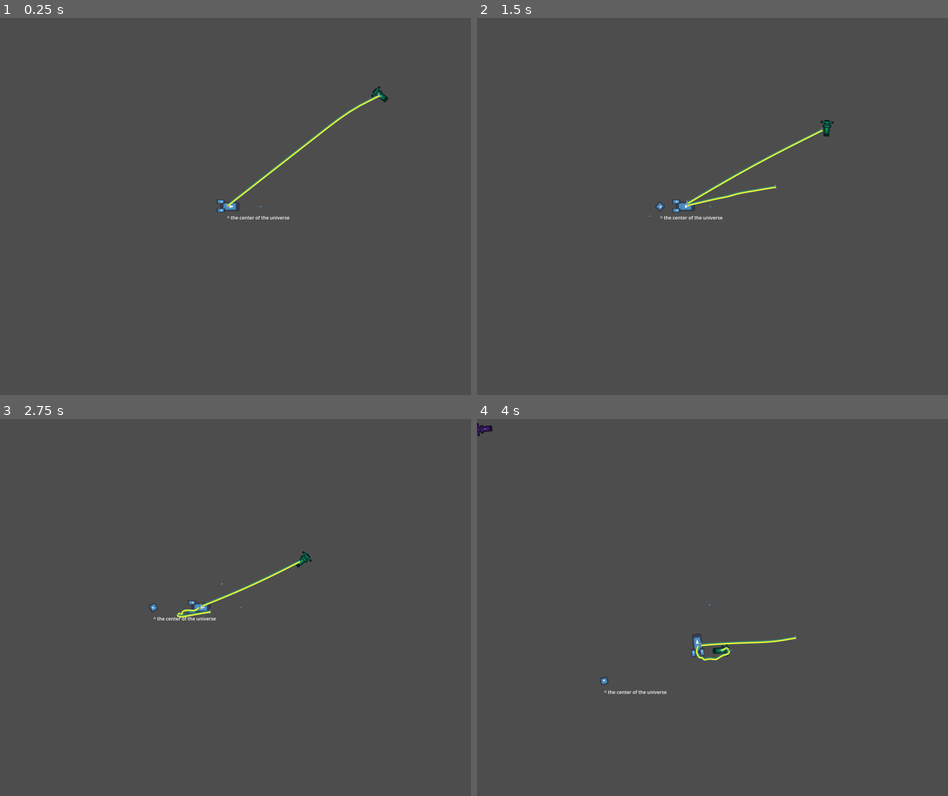
Above: before the commit, frames 1-4 (two rows, left to right).
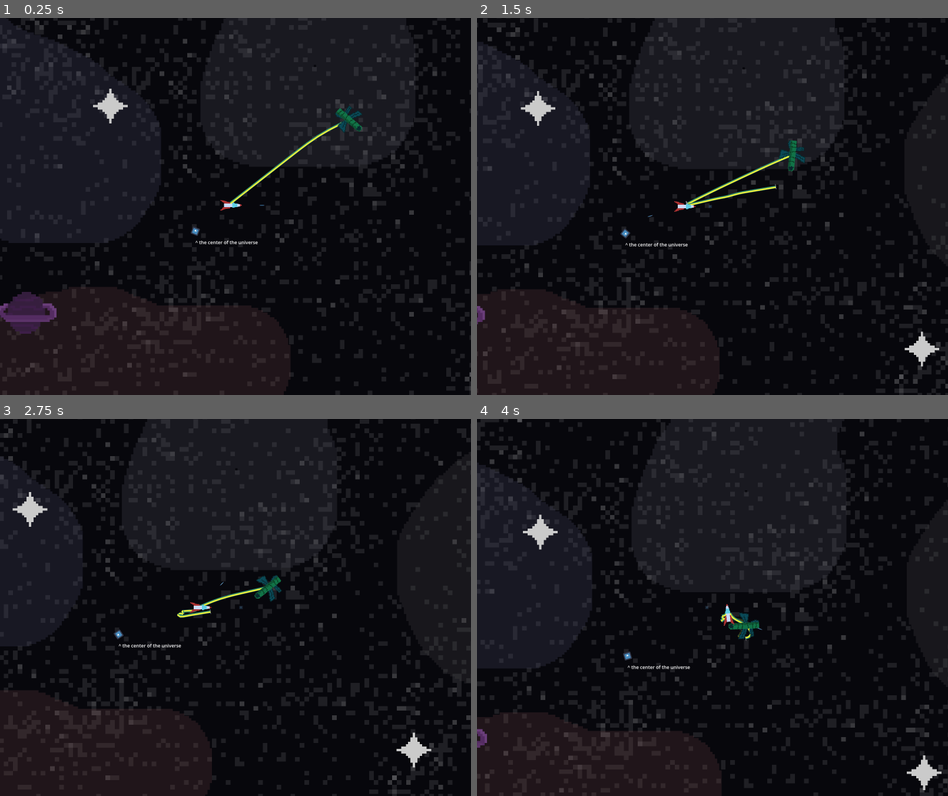
Above: after the commit, the same moments.

Repository: Bromeon/LudumDare54
Game: Godot game, scene res://Scenes/Main/Main.tscn
The game is run twice, just before and just after one commit, with the same random seed, the same clock (stepped at 60 frames per second) and the same inputs. The engine's default icon, where the game draws it, is replaced by a stand-in: a white triangle on a blue panel in a dark square.
Inputs (mouse positions are in pixels of both pictures, inside the frame that each line leads up to):
- Up to frame 1 (0.25 s): no input
- Up to frame 2 (1.5 s): move the mouse to (816, 187) at 0.52 s; hold D (Right) 0.53-1.28 s; tap Space (ShootTether) at 0.6, 1.35 s; move the mouse to (618, 225) at 1.27 s; hold Ctrl (Brake) from 1.28 s (still down)
- Up to frame 3 (2.75 s): move the mouse to (282, 524) at 2.02 s; release Ctrl (Brake) at 2.03 s; hold D (Right) from 2.03 s (still down); tap Space (ShootTether) at 2.1 s
- Up to frame 4 (4 s): move the mouse to (688, 682) at 2.77 s; release D (Right) at 2.78 s; hold W (Up) 2.78-3.53 s; tap Space (ShootTether) at 2.85, 3.6 s; move the mouse to (853, 664) at 3.52 s; hold A (Left) from 3.53 s (still down)

The runs differ from the first frame. In frame 1, 99% of the frame differs, in the area x 0-100%, y 0-100%; in frame 2, 99%; in frame 3, 99%; in frame 4, 99%.

Commit message:
Too many changes

Diff:
--- a/Scenes/Main/Main.gd
+++ b/Scenes/Main/2dRoot.gd
@@ -18,6 +18,7 @@
 	camera_should.global_position = player.position
 	camera_should.modulate = Color(1.0, 1.0, 1.0, 0.3)
 
+	# NOTE: Change Supply2 below with the actual initial ship the player starts attached to
 	$PlayerShip.setup_initial_tether($SupplyPaths/Supply2.get_node("%Ship"))
 
 func _process(delta):
--- a/Scenes/Main/Main.tscn
+++ b/Scenes/Main/Main.tscn
@@ -1,8 +1,10 @@
-[gd_scene load_steps=10 format=3 uid="uid://cu50tbbse7fvj"]
+[gd_scene load_steps=12 format=3 uid="uid://cu50tbbse7fvj"]
 
-[ext_resource type="Script" path="res://Scenes/Main/Main.gd" id="1_uvdap"]
+[ext_resource type="Script" path="res://Scenes/Main/MainGame.gd" id="1_2w541"]
+[ext_resource type="PackedScene" uid="uid://txa8ubm7w8ew" path="res://Scenes/Universe/Background.tscn" id="1_vmh7m"]
 [ext_resource type="Texture2D" uid="uid://bj1vd0ditgkx5" path="res://Assets/Textures/icon.svg" id="2_kqnnd"]
 [ext_resource type="PackedScene" uid="uid://dyn6k0po4fgge" path="res://Scenes/Universe/Universe.tscn" id="2_sb0dw"]
+[ext_resource type="Script" path="res://Scenes/Main/2dRoot.gd" id="2_vx87s"]
 [ext_resource type="PackedScene" uid="uid://bk47qpmiqsfv5" path="res://Scenes/SupplyShip/SupplyShip.tscn" id="4_6dkld"]
 [ext_resource type="Curve2D" uid="uid://ddcukk4djcpb8" path="res://Scenes/Universe/Paths/Path1.tres" id="5_kkofb"]
 [ext_resource type="Curve2D" uid="uid://bjwvxslxdup66" path="res://Scenes/Universe/Paths/Path2.tres" id="6_rjk23"]
@@ -10,43 +12,54 @@
 [ext_resource type="Curve2D" uid="uid://b7xc2mjrkjyrv" path="res://Scenes/Universe/Paths/Path4.tres" id="8_b64bo"]
 [ext_resource type="PackedScene" uid="uid://d1fv40ekxbg68" path="res://Scenes/PlayerShip/PlayerShip.tscn" id="8_tj2rl"]
 
-[node name="Main" type="Node2D"]
-script = ExtResource("1_uvdap")
+[node name="Main" type="Node"]
+script = ExtResource("1_2w541")
 
-[node name="Universe" parent="." instance=ExtResource("2_sb0dw")]
+[node name="Background" parent="." instance=ExtResource("1_vmh7m")]
+unique_name_in_owner = true
+offset_left = -4606.0
+offset_top = -3952.0
+offset_right = 3254.0
+offset_bottom = 4228.0
+
+[node name="2DRoot" type="Node2D" parent="."]
+script = ExtResource("2_vx87s")
+
+[node name="Universe" parent="2DRoot" instance=ExtResource("2_sb0dw")]
 position = Vector2(192, -320)
 
-[node name="Label" type="Label" parent="."]
+[node name="Label" type="Label" parent="2DRoot"]
 offset_right = 672.0
 offset_bottom = 309.0
 text = "
 ^ the center of the universe"
 
-[node name="Camera2D" type="Camera2D" parent="."]
+[node name="Camera2D" type="Camera2D" parent="2DRoot"]
+unique_name_in_owner = true
 
-[node name="Icon" type="Sprite2D" parent="."]
+[node name="Icon" type="Sprite2D" parent="2DRoot"]
 scale = Vector2(0.203125, 0.203125)
 texture = ExtResource("2_kqnnd")
 
-[node name="CameraShould" type="Sprite2D" parent="."]
+[node name="CameraShould" type="Sprite2D" parent="2DRoot"]
 scale = Vector2(0.1, 0.1)
 texture = ExtResource("2_kqnnd")
 
-[node name="SupplyPaths" type="Node2D" parent="."]
+[node name="SupplyPaths" type="Node2D" parent="2DRoot"]
 
-[node name="Supply1" parent="SupplyPaths" instance=ExtResource("4_6dkld")]
+[node name="Supply1" parent="2DRoot/SupplyPaths" instance=ExtResource("4_6dkld")]
 curve = ExtResource("5_kkofb")
 color = Color(0.141176, 0.533333, 0.933333, 1)
 effect_radius = 200.0
 speed = 15.0
 
-[node name="Supply2" parent="SupplyPaths" instance=ExtResource("4_6dkld")]
+[node name="Supply2" parent="2DRoot/SupplyPaths" instance=ExtResource("4_6dkld")]
 curve = ExtResource("6_rjk23")
 color = Color(0.109804, 0.662745, 0.388235, 1)
 effect_radius = 250.0
 speed = 100.0
 
-[node name="Supply3" parent="SupplyPaths" instance=ExtResource("4_6dkld")]
+[node name="Supply3" parent="2DRoot/SupplyPaths" instance=ExtResource("4_6dkld")]
 position = Vector2(-12, 23)
 curve = ExtResource("7_t62cn")
 color = Color(0.827451, 0.752941, 0.247059, 1)
@@ -54,10 +67,10 @@
 speed = 300.0
 metadata/_edit_group_ = true
 
-[node name="Supply4" parent="SupplyPaths" instance=ExtResource("4_6dkld")]
+[node name="Supply4" parent="2DRoot/SupplyPaths" instance=ExtResource("4_6dkld")]
 curve = ExtResource("8_b64bo")
 color = Color(0.556863, 0.211765, 0.505882, 1)
 effect_radius = 400.0
 speed = 40.0
 
-[node name="PlayerShip" parent="." instance=ExtResource("8_tj2rl")]
+[node name="PlayerShip" parent="2DRoot" instance=ExtResource("8_tj2rl")]
--- /dev/null
+++ b/Scenes/Main/MainGame.gd
@@ -0,0 +1,5 @@
+extends Node
+
+# Called every frame. 'delta' is the elapsed time since the previous frame.
+func _process(delta):
+	%Background.set_bg_offset(%Camera2D.global_position * 0.001)
--- a/Scenes/PlayerShip/PlayerShip.gd
+++ b/Scenes/PlayerShip/PlayerShip.gd
@@ -67,7 +67,8 @@
 			var new_distance_vector = distance_vector.normalized() * MAX_TETHER_LENGTH
 			self.global_position = current_attachment_position() + new_distance_vector
 			var radial_velocity = self.linear_velocity.dot(new_distance_vector.normalized()) * new_distance_vector.normalized()
-			self.linear_velocity -= radial_velocity
+			if radial_velocity.dot(current_attachment_position() - self.global_position) < 0:
+				self.linear_velocity -= radial_velocity
 
 	# Update the tethers
 	cleanup_dead_tethers()
@@ -87,7 +88,12 @@
 		last_controller_aim = Time.get_ticks_msec()
 		aim_dir = aim_dir_joy
 	elif last_mouse_aim > last_controller_aim:
-		var mouse_pos = get_viewport().get_camera_2d().get_global_mouse_position()
+		var camera = get_viewport().get_camera_2d()
+		var mouse_pos
+		if camera != null:
+			mouse_pos = camera.get_global_mouse_position()
+		else:
+			mouse_pos = get_viewport().get_mouse_position()
 		aim_dir = (mouse_pos - self.global_position).normalized()
 
 	$AimPivot.rotation = Vector2.RIGHT.angle_to(aim_dir)
@@ -107,9 +113,9 @@
 func setup_initial_tether(other_ship):
 	var tether = Tether.instantiate()
 	add_child(tether)
+	tether.connect("attached_to", _on_tether_attached)
 	tether.init(Vector2.ZERO, other_ship)
 	tethers.append(tether)
-	tether.connect("attached_to", _on_tether_attached)
 
 func _on_tether_attached(attached_tether, attch):
 	for t in tethers:
--- a/Scenes/PlayerShip/PlayerShip.tscn
+++ b/Scenes/PlayerShip/PlayerShip.tscn
@@ -1,7 +1,8 @@
-[gd_scene load_steps=5 format=3 uid="uid://d1fv40ekxbg68"]
+[gd_scene load_steps=6 format=3 uid="uid://d1fv40ekxbg68"]
 
 [ext_resource type="Script" path="res://Scenes/PlayerShip/PlayerShip.gd" id="1_7ccbx"]
 [ext_resource type="Texture2D" uid="uid://bj1vd0ditgkx5" path="res://Assets/Textures/icon.svg" id="1_nafdu"]
+[ext_resource type="Texture2D" uid="uid://3cdvaycogfao" path="res://Assets/Sprites/Player_V1.png" id="3_cfrxs"]
 
 [sub_resource type="CapsuleShape2D" id="CapsuleShape2D_w5qtl"]
 radius = 15.0
@@ -26,22 +27,11 @@
 scale = Vector2(0.5, 0.5)
 
 [node name="Icon" type="Sprite2D" parent="Sprite"]
-position = Vector2(20, 0)
+texture_filter = 1
+position = Vector2(16.1, 0)
 rotation = 1.5708
-scale = Vector2(0.492663, 1)
-texture = ExtResource("1_nafdu")
-
-[node name="Icon2" type="Sprite2D" parent="Sprite"]
-position = Vector2(-42, -33)
-rotation = 1.5708
-scale = Vector2(0.229586, 0.447538)
-texture = ExtResource("1_nafdu")
-
-[node name="Icon3" type="Sprite2D" parent="Sprite"]
-position = Vector2(-41, 26)
-rotation = 1.5708
-scale = Vector2(0.229586, 0.447538)
-texture = ExtResource("1_nafdu")
+scale = Vector2(2.435, 4.69)
+texture = ExtResource("3_cfrxs")
 
 [node name="CollisionShape2D" type="CollisionShape2D" parent="."]
 position = Vector2(10, 0)
@@ -50,11 +40,11 @@
 shape = SubResource("CapsuleShape2D_w5qtl")
 
 [node name="CollisionShape2D2" type="CollisionShape2D" parent="."]
-position = Vector2(-21, -16)
+position = Vector2(-13, -16)
 rotation = 1.5708
 shape = SubResource("CapsuleShape2D_1fd7g")
 
 [node name="CollisionShape2D3" type="CollisionShape2D" parent="."]
-position = Vector2(-21, 13)
+position = Vector2(-15, 13)
 rotation = 1.5708
 shape = SubResource("CapsuleShape2D_1fd7g")
--- a/Scenes/PlayerShip/Tether.gd
+++ b/Scenes/PlayerShip/Tether.gd
@@ -159,6 +159,7 @@
 		sprite_pool[i].global_position = center
 		sprite_pool[i].global_rotation = angle + (PI / 2.0)
 		sprite_pool[i].scale = Vector2(1.0, dist / 32.0) * 1.1
+		sprite_pool[i].z_index = -100
 
 		if time_since_detached > 0:
 			sprite_pool[i].modulate = Color(1.0, 1.0, 1.0, 1.0 - time_since_detached / 1.0)
--- a/Scenes/SupplyShip/SupplyShip.tscn
+++ b/Scenes/SupplyShip/SupplyShip.tscn
@@ -1,22 +1,13 @@
-[gd_scene load_steps=8 format=3 uid="uid://bk47qpmiqsfv5"]
+[gd_scene load_steps=5 format=3 uid="uid://bk47qpmiqsfv5"]
 
-[ext_resource type="Texture2D" uid="uid://bj1vd0ditgkx5" path="res://Assets/Textures/icon.svg" id="1_6ja8e"]
 [ext_resource type="Script" path="res://Scenes/SupplyShip/SupplyShip.gd" id="1_7gxqe"]
+[ext_resource type="PackedScene" uid="uid://ci31wbu1otvju" path="res://Scenes/SupplyShip/SupplyShipSprite.tscn" id="2_hmuw6"]
 
 [sub_resource type="Curve2D" id="Curve2D_cvoip"]
 _data = {
-"points": PackedVector2Array(-111, 177, 111, -177, -239, -263, -113, 22, 113, -22, 73, -348, -146, -76, 146, 76, 375, -402, 51, -87, -51, 87, 528, 204, 106, -20,  …(123 unchanged characters)…
+"points": PackedVector2Array(-111, 177, 111, -177, -239, -263, -113, 22, 113, -22, -319, -847, 0, 0, 0, 0, 92, -851, -146, -76, 146, 76, 1181, -593, 51, -87, -51, 87, 528, 204, 106, -20,  …(123 unchanged characters)…
 }
-point_count = 8
-
-[sub_resource type="RectangleShape2D" id="RectangleShape2D_gfknw"]
-size = Vector2(19.9221, 55.2397)
-
-[sub_resource type="RectangleShape2D" id="RectangleShape2D_ittw7"]
-size = Vector2(27.6701, 9.43394)
-
-[sub_resource type="RectangleShape2D" id="RectangleShape2D_4mge8"]
-size = Vector2(45.26, 9.43394)
+point_count = 9
 
 [sub_resource type="CircleShape2D" id="CircleShape2D_tfatm"]
 radius = 100.0
@@ -29,41 +20,8 @@
 position = Vector2(-239, -263)
 rotation = -1.01067
 
-[node name="Ship" type="Node2D" parent="PathFollow2D"]
+[node name="Ship" parent="PathFollow2D" instance=ExtResource("2_hmuw6")]
 unique_name_in_owner = true
-rotation = 1.5708
-
-[node name="Front" type="Sprite2D" parent="PathFollow2D/Ship"]
-scale = Vector2(0.15625, 0.4375)
-texture = ExtResource("1_6ja8e")
-
-[node name="Side1" type="Sprite2D" parent="PathFollow2D/Ship"]
-position = Vector2(0, 7.00001)
-scale = Vector2(0.21875, 0.078125)
-texture = ExtResource("1_6ja8e")
-metadata/_edit_group_ = true
-
-[node name="Side2" type="Sprite2D" parent="PathFollow2D/Ship"]
-position = Vector2(0, 20)
-scale = Vector2(0.34375, 0.0625)
-texture = ExtResource("1_6ja8e")
-metadata/_edit_group_ = true
-
-[node name="StaticBody2D" type="StaticBody2D" parent="PathFollow2D/Ship"]
-collision_layer = 3
-collision_mask = 0
-
-[node name="CollisionShape2D" type="CollisionShape2D" parent="PathFollow2D/Ship/StaticBody2D"]
-position = Vector2(-0.0389709, 0.150787)
-shape = SubResource("RectangleShape2D_gfknw")
-
-[node name="CollisionShape2D2" type="CollisionShape2D" parent="PathFollow2D/Ship/StaticBody2D"]
-position = Vector2(0.0646057, 6.09552)
-shape = SubResource("RectangleShape2D_ittw7")
-
-[node name="CollisionShape2D3" type="CollisionShape2D" parent="PathFollow2D/Ship/StaticBody2D"]
-position = Vector2(-0.660492, 19.3992)
-shape = SubResource("RectangleShape2D_4mge8")
 
 [node name="Area2D" type="Area2D" parent="PathFollow2D"]
 
--- /dev/null
+++ b/Scenes/SupplyShip/SupplyShipSprite.tscn
@@ -0,0 +1,41 @@
+[gd_scene load_steps=5 format=3 uid="uid://ci31wbu1otvju"]
+
+[ext_resource type="Texture2D" uid="uid://qog02k4u68l7" path="res://Assets/Sprites/Station_V1.png" id="1_iqk0l"]
+
+[sub_resource type="RectangleShape2D" id="RectangleShape2D_gfknw"]
+size = Vector2(27.0004, 105)
+
+[sub_resource type="RectangleShape2D" id="RectangleShape2D_ittw7"]
+size = Vector2(29.0001, 14.9999)
+
+[sub_resource type="RectangleShape2D" id="RectangleShape2D_4mge8"]
+size = Vector2(31.9999, 30.0001)
+
+[node name="Ship" type="Node2D"]
+rotation = 1.5708
+
+[node name="StationV1" type="Sprite2D" parent="."]
+texture_filter = 1
+rotation = 2.39285
+scale = Vector2(3, 3)
+texture = ExtResource("1_iqk0l")
+
+[node name="StaticBody2D" type="StaticBody2D" parent="."]
+collision_layer = 3
+collision_mask = 0
+
+[node name="CollisionShape2D" type="CollisionShape2D" parent="StaticBody2D"]
+position = Vector2(0.999989, -3)
+shape = SubResource("RectangleShape2D_gfknw")
+
+[node name="CollisionShape2D2" type="CollisionShape2D" parent="StaticBody2D"]
+position = Vector2(-26.4999, 22.5001)
+shape = SubResource("RectangleShape2D_ittw7")
+
+[node name="CollisionShape2D3" type="CollisionShape2D" parent="StaticBody2D"]
+position = Vector2(-29, -8.99987)
+shape = SubResource("RectangleShape2D_4mge8")
+
+[node name="CollisionShape2D4" type="CollisionShape2D" parent="StaticBody2D"]
+position = Vector2(26, 2.99991)
+shape = SubResource("RectangleShape2D_4mge8")
--- /dev/null
+++ b/Scenes/Universe/Background.gd
@@ -0,0 +1,6 @@
+extends ColorRect
+
+
+func set_bg_offset(vel: Vector2):
+	var sh = material as ShaderMaterial
+	sh.set_shader_parameter("offset", vel)
--- /dev/null
+++ b/Scenes/Universe/Background.gdshader
@@ -0,0 +1,36 @@
+// A shader to show a space background with 4 layers of parallax
+shader_type canvas_item;
+
+uniform sampler2D backgroundTex : filter_nearest, repeat_enable;
+uniform sampler2D nebulaTex : filter_nearest, repeat_enable;
+uniform sampler2D planetsTex : filter_nearest, repeat_enable;
+uniform sampler2D starsTex : filter_nearest, repeat_enable;
+
+uniform float backgroundSpeed;
+uniform float nebulaSpeed;
+uniform float starsSpeed;
+uniform float planetsSpeed;
+
+uniform float zoom;
+uniform float brightness;
+
+uniform vec2 offset;
+
+void fragment()
+{
+    vec2 uv = UV * zoom;
+
+    vec4 background = texture(backgroundTex, uv + offset * backgroundSpeed);
+    vec4 nebula = texture(nebulaTex, uv + offset * nebulaSpeed);
+    vec4 stars = texture(starsTex, uv + offset * starsSpeed);
+    vec4 planets = texture(planetsTex, uv + offset * planetsSpeed);
+
+	vec4 color = background;
+	color = mix(color, nebula, nebula.a);
+	color = mix(color, stars, stars.a);
+	color = mix(color, planets, planets.a);
+
+	color = mix(color, vec4(0,0,0,1), 1.0 - brightness);
+
+    COLOR = color;
+}
--- /dev/null
+++ b/Scenes/Universe/Background.tscn
@@ -0,0 +1,33 @@
+[gd_scene load_steps=8 format=3 uid="uid://txa8ubm7w8ew"]
+
+[ext_resource type="Shader" path="res://Scenes/Universe/Background.gdshader" id="1_hdq74"]
+[ext_resource type="Script" path="res://Scenes/Universe/Background.gd" id="2_8sx0i"]
+[ext_resource type="Texture2D" uid="uid://kmkslenvgq31" path="res://Assets/BackgroundParallax/background_parallax_background.png" id="2_n70vx"]
+[ext_resource type="Texture2D" uid="uid://74466v160yuu" path="res://Assets/BackgroundParallax/background_parallax_nebulas.png" id="3_bun7q"]
+[ext_resource type="Texture2D" uid="uid://d3uvjffn5nlrb" path="res://Assets/BackgroundParallax/background_parallax_planets.png" id="4_0uni1"]
+[ext_resource type="Texture2D" uid="uid://dmdmbmkwr6rkh" path="res://Assets/BackgroundParallax/background_parallax_stars.png" id="5_vdhv5"]
+
+[sub_resource type="ShaderMaterial" id="ShaderMaterial_wf42v"]
+shader = ExtResource("1_hdq74")
+shader_parameter/backgroundSpeed = 0.001
+shader_parameter/nebulaSpeed = 0.004
+shader_parameter/starsSpeed = 0.008
+shader_parameter/planetsSpeed = 0.006
+shader_parameter/zoom = 1.56
+shader_parameter/brightness = 1.0
+shader_parameter/offset = Vector2(0, 0)
+shader_parameter/backgroundTex = ExtResource("2_n70vx")
+shader_parameter/nebulaTex = ExtResource("3_bun7q")
+shader_parameter/planetsTex = ExtResource("4_0uni1")
+shader_parameter/starsTex = ExtResource("5_vdhv5")
+
+[node name="Background" type="ColorRect"]
+z_index = -200
+texture_repeat = 2
+material = SubResource("ShaderMaterial_wf42v")
+anchors_preset = 15
+anchor_right = 1.0
+anchor_bottom = 1.0
+grow_horizontal = 2
+grow_vertical = 2
+script = ExtResource("2_8sx0i")
Binary file added: Assets/BackgroundParallax/background_parallax.aseprite
Binary file added: Assets/BackgroundParallax/background_parallax_background.png
Not shown, added: Assets/BackgroundParallax/background_parallax_background.png.import
Binary file added: Assets/BackgroundParallax/background_parallax_nebulas.png
Not shown, added: Assets/BackgroundParallax/background_parallax_nebulas.png.import
Binary file added: Assets/BackgroundParallax/background_parallax_planets.png
Not shown, added: Assets/BackgroundParallax/background_parallax_planets.png.import
Binary file added: Assets/BackgroundParallax/background_parallax_stars.png
Not shown, added: Assets/BackgroundParallax/background_parallax_stars.png.import
